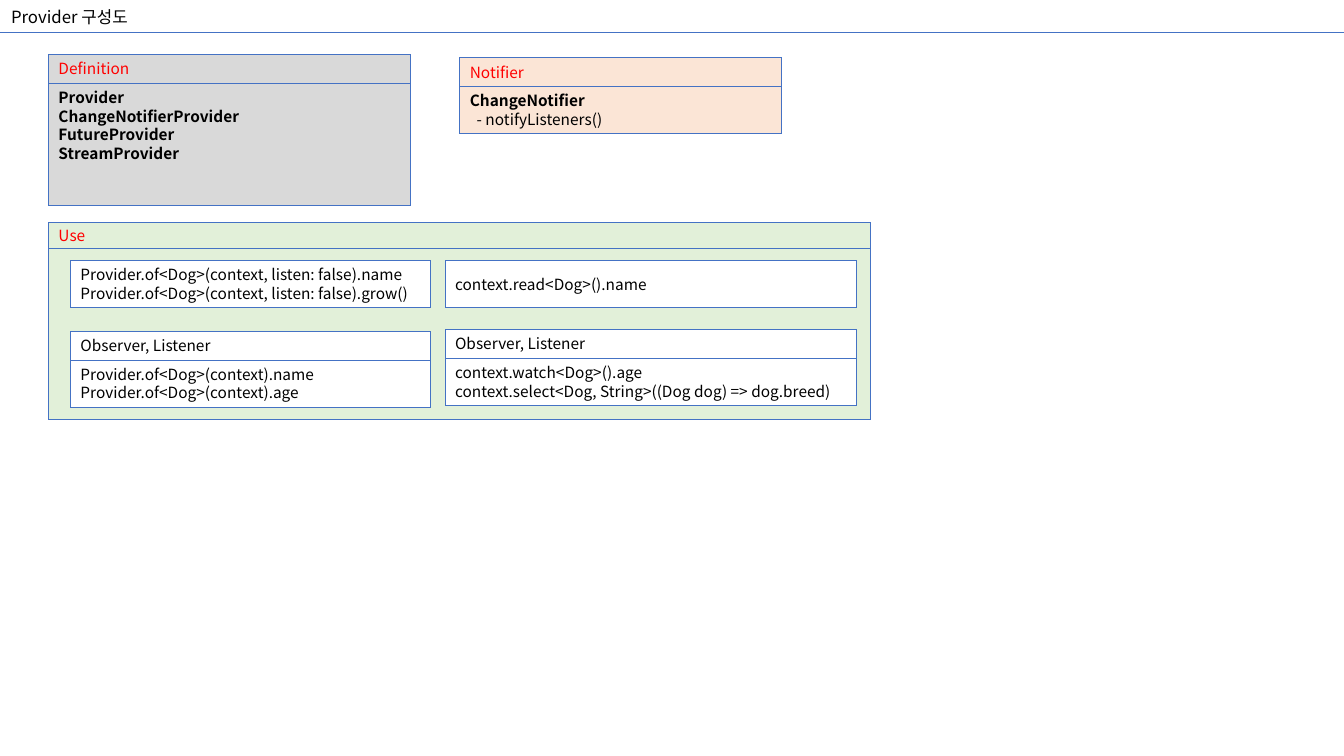
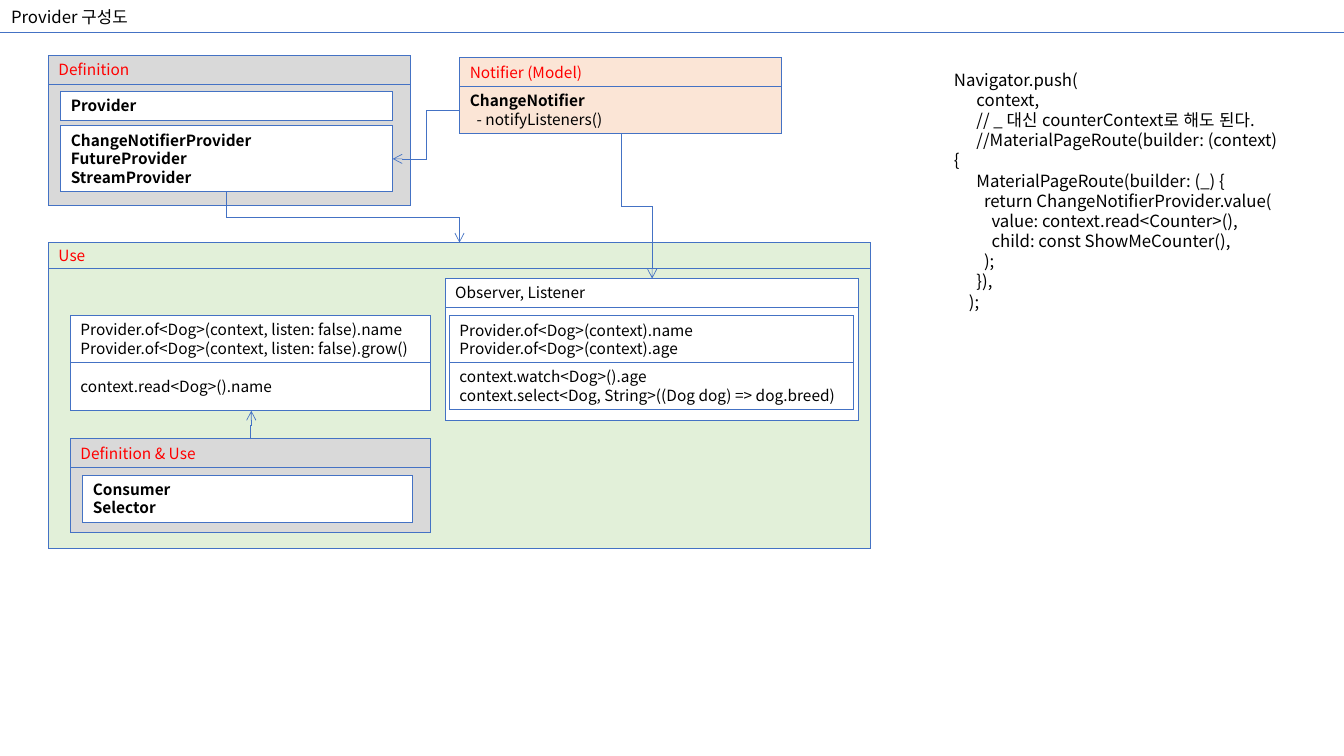
Before and after one commit to farmerkyh/flutter_pattern, a slide deck: slide 1 of README_Provider 통합.pptx. Drawn at 1344x756 pixels with LibreOffice and Linux fonts; fonts in the diff are those of the drawing. Boxes give left, top, right and bottom in pixels: in the first picture for what was removed or moved away, otherwise in the second. Text is boxed around its words. In the diff, an @@ line names an element or a change of style, - is before the commit and + after.

```diff
--- a/README_Provider 통합.pptx
+++ b/README_Provider 통합.pptx
@@ rectangle added at bbox=[48, 85, 410, 206], fill #D9D9D9, outline #4472C4 0.75 pt @@
@@ text in rectangle at bbox=[470, 65, 582, 81]: text changed @@
-Notifier
+Notifier (Model)
@@ text added at bbox=[954, 72, 1277, 250], 12 pt, text #000000 @@
+Navigator.push(
+context,
+// _ 대신 counterContext로 해도 된다.
+//MaterialPageRoute(builder: (context) {
+MaterialPageRoute(builder: (_) {
+return ChangeNotifierProvider.value(
+value: context.read<Counter>(),
+child: const ShowMeCounter(),
+);
+}),
+);
@@ text in rectangle at bbox=[58, 90, 124, 103]: paragraph removed @@
-Provider
@@ rectangle added at bbox=[60, 92, 392, 121], fill #FFFFFF, outline #4472C4 0.75 pt, 11 pt, text #000000, bold @@
+Provider
@@ elbow arrow added from (460, 110) to (393, 159), #4472C4 0.5 pt @@
@@ rectangle "ChangeNotifierProvider": place and size @@
-rectangle "ChangeNotifierProvider" at bbox=[48, 84, 410, 206]
+rectangle "ChangeNotifierProvider" at bbox=[60, 126, 392, 193]
@@ rectangle "ChangeNotifierProvider" at bbox=[60, 126, 392, 193]: fill #D9D9D9 to #FFFFFF @@
@@ elbow arrow added from (621, 134) to (652, 278), #4472C4 0.5 pt @@
@@ elbow arrow added from (227, 192) to (460, 243), #4472C4 0.5 pt @@
@@ rectangle "Use": place and size @@
-rectangle "Use" at bbox=[48, 223, 870, 249]
+rectangle "Use" at bbox=[48, 243, 870, 269]
@@ rectangle: place and size @@
-rectangle at bbox=[48, 249, 870, 420]
+rectangle at bbox=[48, 269, 870, 549]
@@ rectangle "Observer, Listener": place and size @@
-rectangle "Observer, Listener" at bbox=[71, 332, 431, 361]
+rectangle "Observer, Listener" at bbox=[446, 278, 860, 308]
@@ rectangle "Provider.of<Dog>(context, listen: false).name": place and size @@
-rectangle "Provider.of<Dog>(context, listen: false).name" at bbox=[71, 260, 431, 308]
+rectangle "Provider.of<Dog>(context, listen: false).name" at bbox=[71, 316, 431, 363]
@@ rectangle added at bbox=[446, 308, 860, 420], fill #FFFFFF, outline #4472C4 0.75 pt @@
@@ rectangle "Provider.of<Dog>(context).name": place and size @@
-rectangle "Provider.of<Dog>(context).name" at bbox=[71, 360, 431, 407]
+rectangle "Provider.of<Dog>(context).name" at bbox=[450, 316, 854, 363]
@@ rectangle removed at bbox=[446, 330, 857, 359] @@
-Observer, Listener
@@ rectangle "context.read<Dog>().name": place and size @@
-rectangle "context.read<Dog>().name" at bbox=[446, 260, 857, 308]
+rectangle "context.read<Dog>().name" at bbox=[71, 363, 431, 410]
@@ rectangle "context.watch<Dog>().age": place and size @@
-rectangle "context.watch<Dog>().age" at bbox=[446, 358, 857, 405]
+rectangle "context.watch<Dog>().age" at bbox=[450, 363, 854, 410]
@@ elbow arrow added from (250, 440) to (251, 411), #4472C4 0.5 pt @@
@@ rectangle added at bbox=[71, 439, 431, 468], fill #D9D9D9, outline #4472C4 0.75 pt, 11 pt, text #FF0000 @@
+Definition & Use
@@ rectangle added at bbox=[71, 468, 431, 532], fill #D9D9D9, outline #4472C4 0.75 pt @@
@@ rectangle added at bbox=[83, 475, 412, 522], fill #FFFFFF, outline #4472C4 0.75 pt, 11 pt, text #000000, bold @@
+Consumer
+Selector
```
Also in this commit, not shown: 1 slide added, 6 slides removed, 22 other files.
